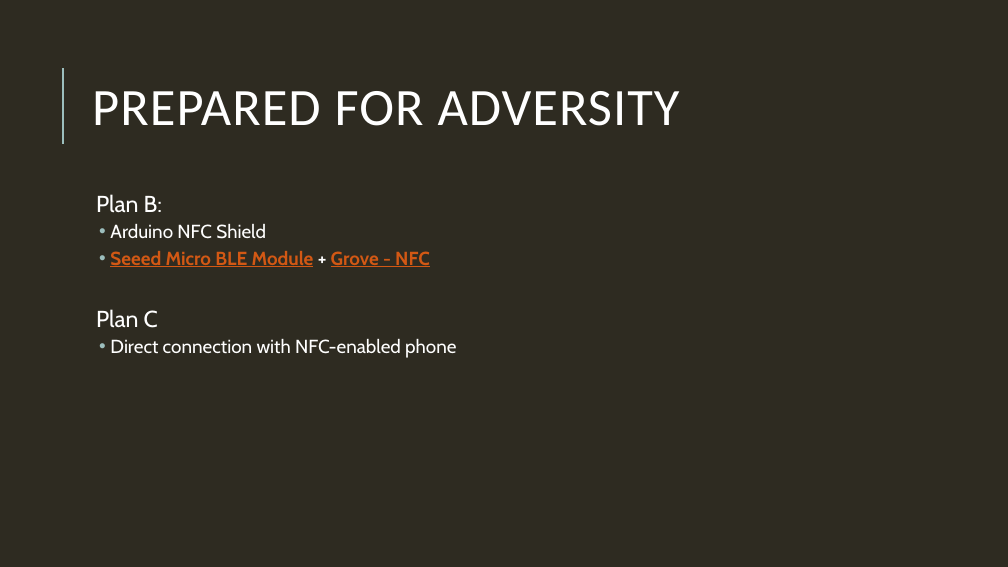
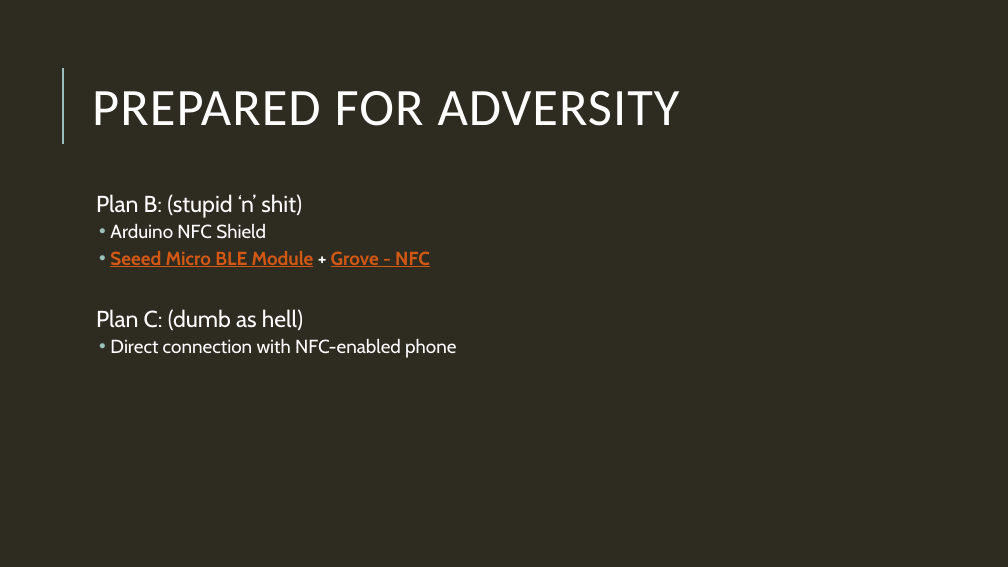
Before and after one commit to Uni-Freiburg-Wearable-Devices-WS14/Wearables_Project_Mobile, a slide deck: slide 4 of Intro_Presentation.pptx. Drawn at 1008x567 pixels with LibreOffice and Linux fonts; fonts in the diff are those of the drawing. Boxes give left, top, right and bottom in pixels: in the first picture for what was removed or moved away, otherwise in the second. Text is boxed around its words. In the diff, an @@ line names an element or a change of style, - is before the commit and + after.

Commit message:
Updated presentation
First usable version of the serious shit

```diff
--- a/Intro_Presentation.pptx
+++ b/Intro_Presentation.pptx
@@ text at box(96, 194, 302, 218): text changed @@
-  Plan B:
+  Plan B: (stupid ‘n’ shit)
@@ text at box(96, 309, 303, 330): text changed @@
-  Plan C
+  Plan C: (dumb as hell)
```
Also in this commit, not shown: 1 other slide changed, 2 other files.
